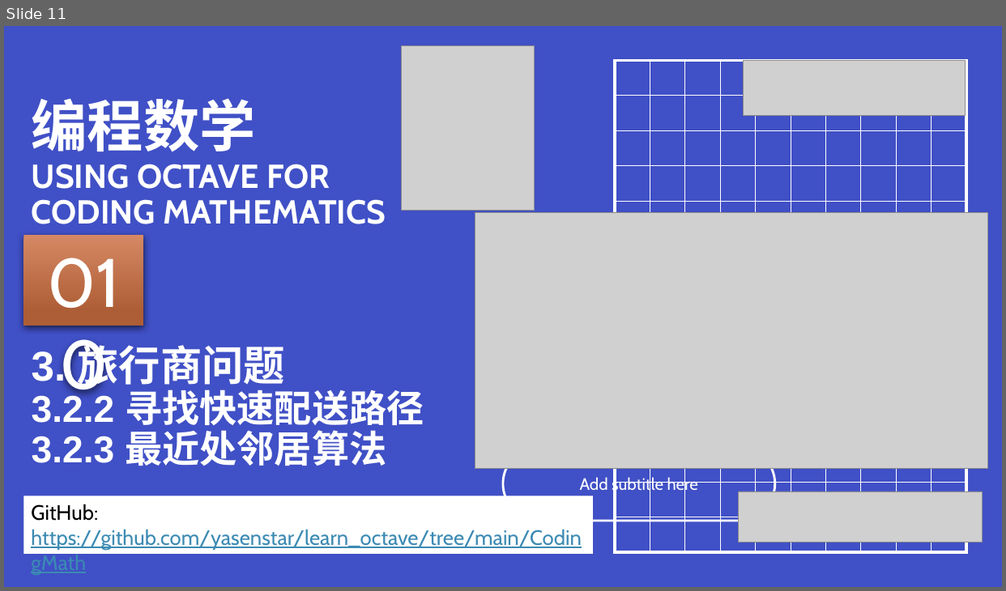
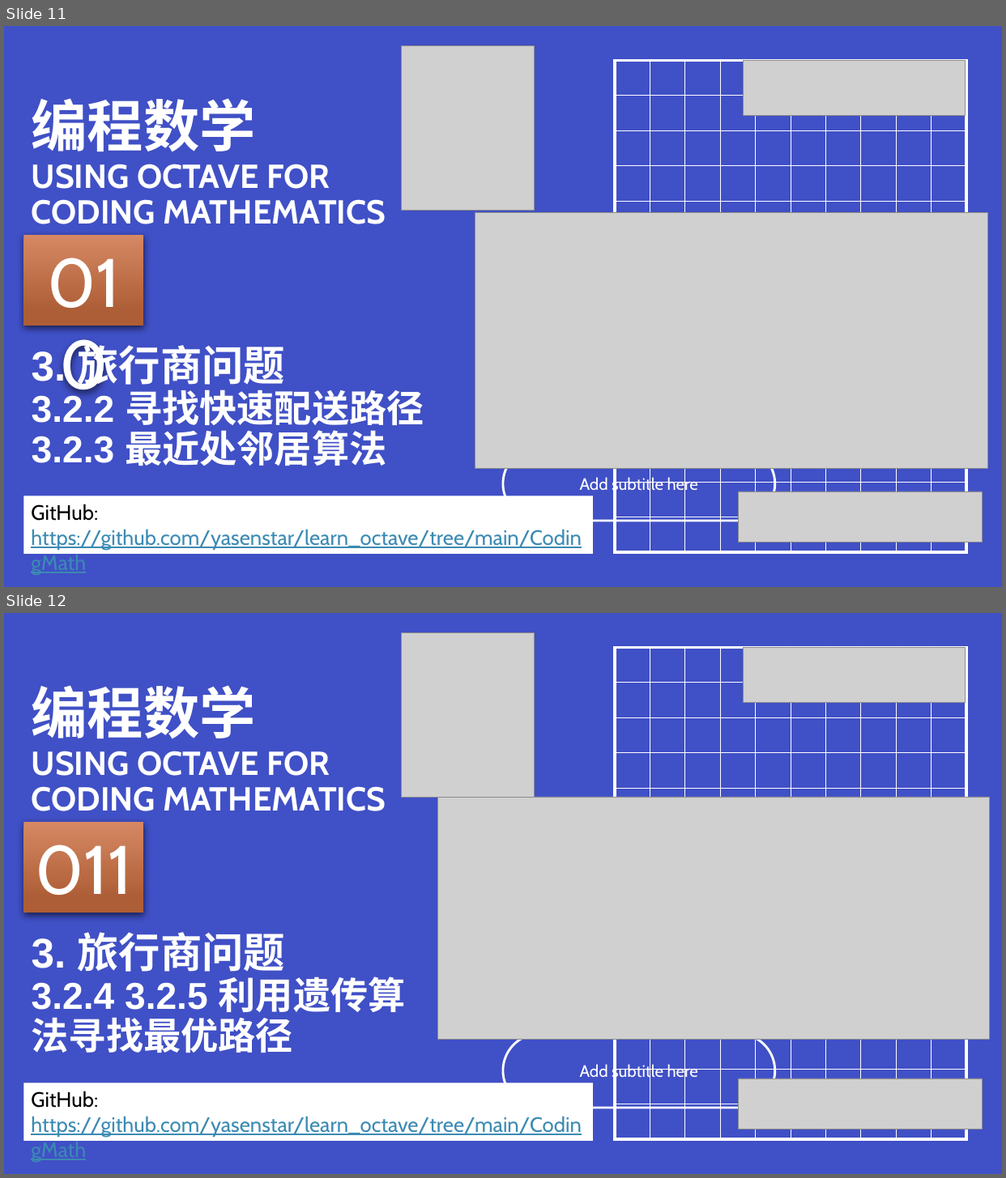
Before and after one commit to yasenstar/learn_octave, a slide deck: CodingMath/codingmath-covers.pptx. Shown one above the other, each under a label of ours: slide 11 before the commit, slides 11 and 12 after it. The pictures are 1006x591 and 1006x1178 pixels, drawn with LibreOffice and Linux fonts; fonts in the diff are those of the drawing; grey boxes stand for pictures. Boxes give left, top, right and bottom in pixels: in the first picture for what was removed or moved away, otherwise in the second. Text is boxed around its words. In the diff, an @@ line names an element or a change of style, - is before the commit and + after.

```diff
--- a/CodingMath/codingmath-covers.pptx
+++ b/CodingMath/codingmath-covers.pptx
@@ slide 12 added at (x1=4, y1=613, x2=1002, y2=1174), background #4050C6; not listed: 1 template element that a slide beside it also shows @@
@@ picture added at (x1=401, y1=633, x2=534, y2=797) @@
@@ picture added at (x1=743, y1=648, x2=965, y2=702) @@
@@ title added at (x1=32, y1=685, x2=386, y2=811), 32 pt, text #FFFFFF, bold @@
+编程数学
+USING OCTAVE FOR CODING MATHEMATICS
@@ picture added at (x1=438, y1=797, x2=990, y2=1040) @@
@@ rectangle added at (x1=23, y1=822, x2=143, y2=913), fill gradient #D58863 to #AF5F35, 66 pt, text #FFFFFF @@
+011
@@ text added at (x1=32, y1=932, x2=406, y2=1053), 36 pt, text #FFFFFF, bold @@
+3. 旅行商问题
+3.2.4 3.2.5 利用遗传算法寻找最优路径
@@ rectangle added at (x1=23, y1=1083, x2=592, y2=1141), fill #FFFFFF, 20 pt, text #3B8AB3, underline @@
+GitHub: https://github.com/yasenstar/learn_octave/tree/main/CodingMath
@@ picture added at (x1=739, y1=1079, x2=982, y2=1130) @@
```
Also in this commit, not shown: 2 other files.
